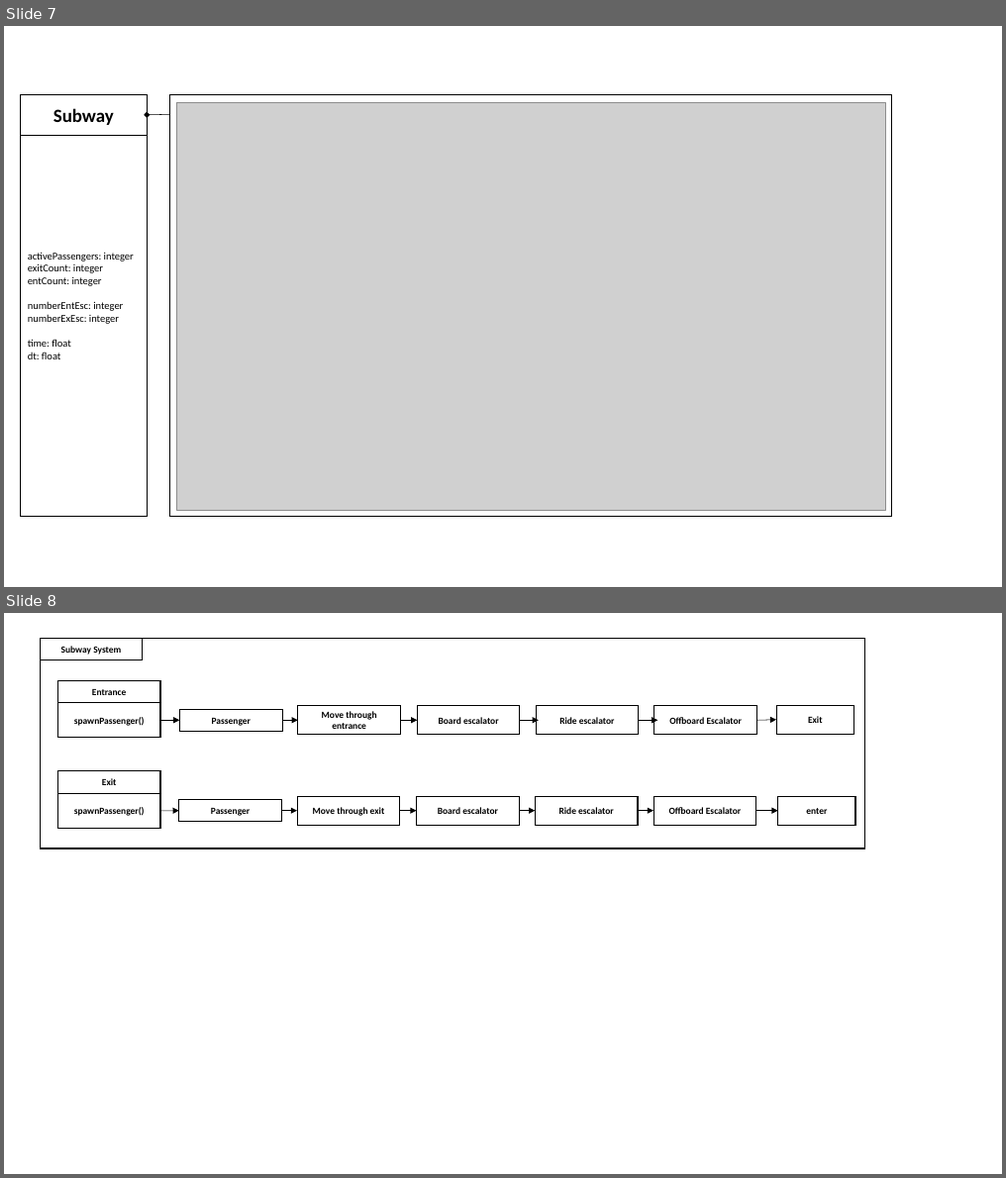
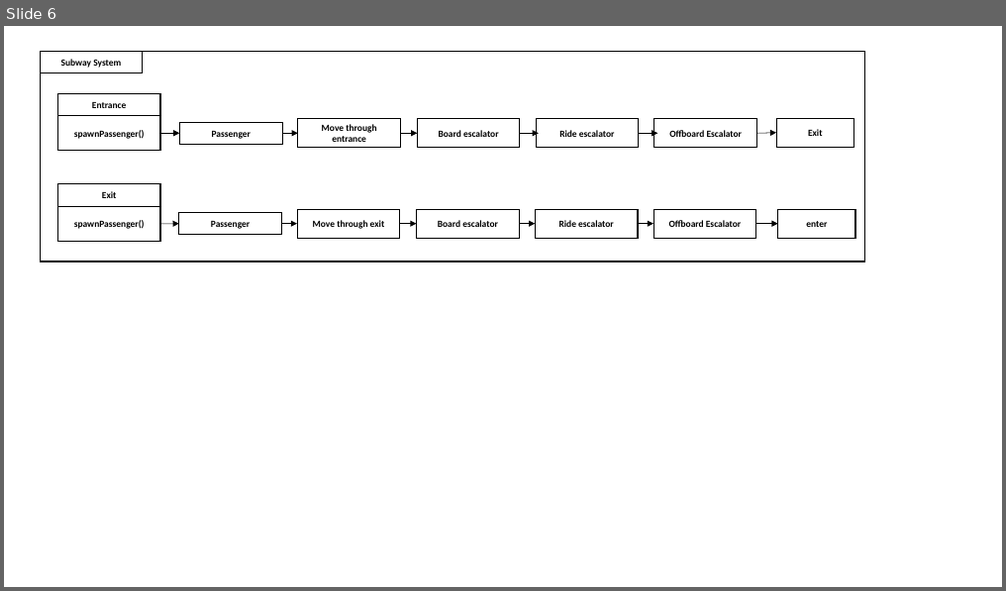
Before and after one commit to IDS6145-Fall2019/assignment1-rhyben94, a slide deck: images/Image-Bank.pptx. Shown one above the other, each under a label of ours: slides 7 and 8 before the commit, slide 6 after it. The pictures are 1006x1178 and 1006x591 pixels, drawn with LibreOffice and Linux fonts; fonts in the diff are those of the drawing; grey boxes stand for pictures. Boxes give left, top, right and bottom in pixels: in the first picture for what was removed or moved away, otherwise in the second. Text is boxed around its words. In the diff, an @@ line names an element or a change of style, - is before the commit and + after.

```diff
--- a/images/Image-Bank.pptx
+++ b/images/Image-Bank.pptx
@@ slide 7 removed at [4,26,1002,587], background #FFFFFF @@
@@ rectangle removed at [21,95,147,517] @@
-activePassengers: integer
-exitCount: integer
-entCount: integer
-numberEntEsc: integer
-numberExEsc: integer
-time: float
-dt: float
@@ rectangle removed at [21,95,147,135] @@
-Subway
@@ arrow removed from (170, 114) to (147, 115) @@
@@ rectangle removed at [170,95,892,517] @@
@@ picture removed at [177,102,886,510] @@
@@ what was slide 8 is now slide 6 @@
```
Also in this commit, not shown: 3 slides changed, 1 slide added, 1 other slide removed, 10 other files.
